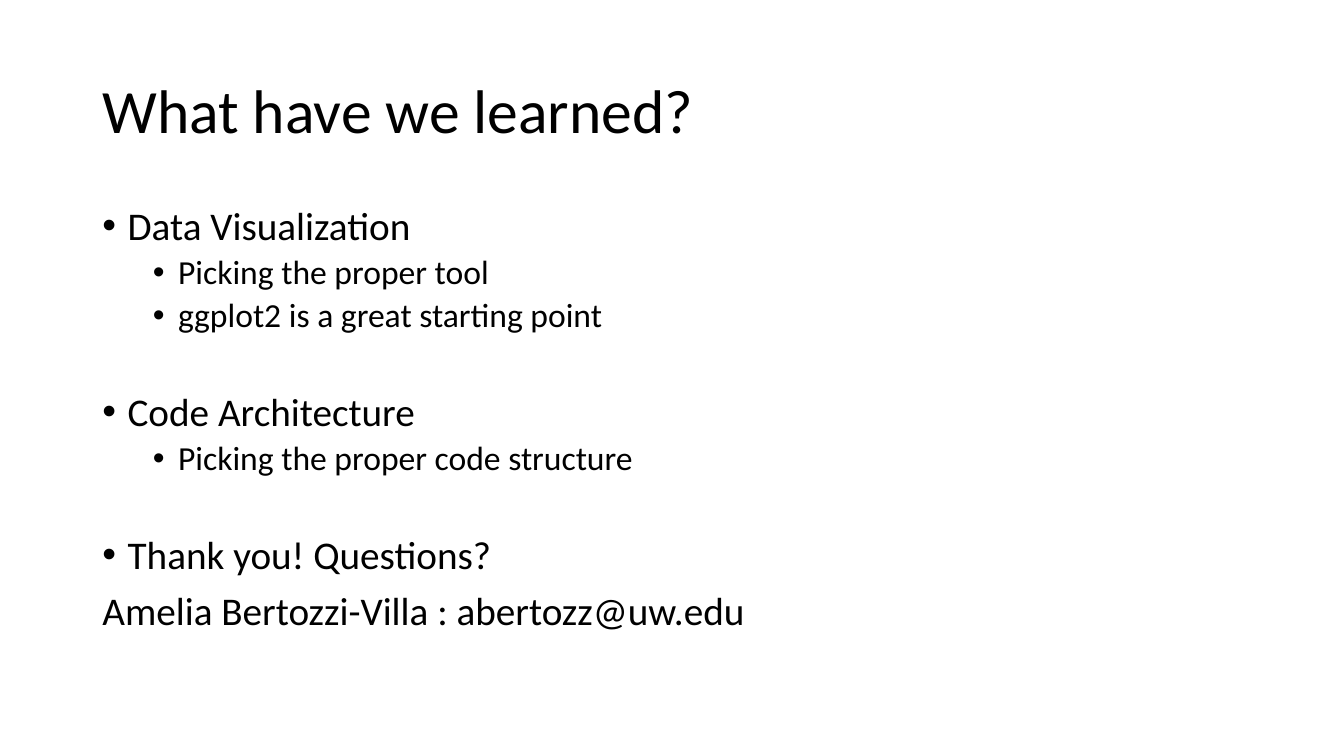
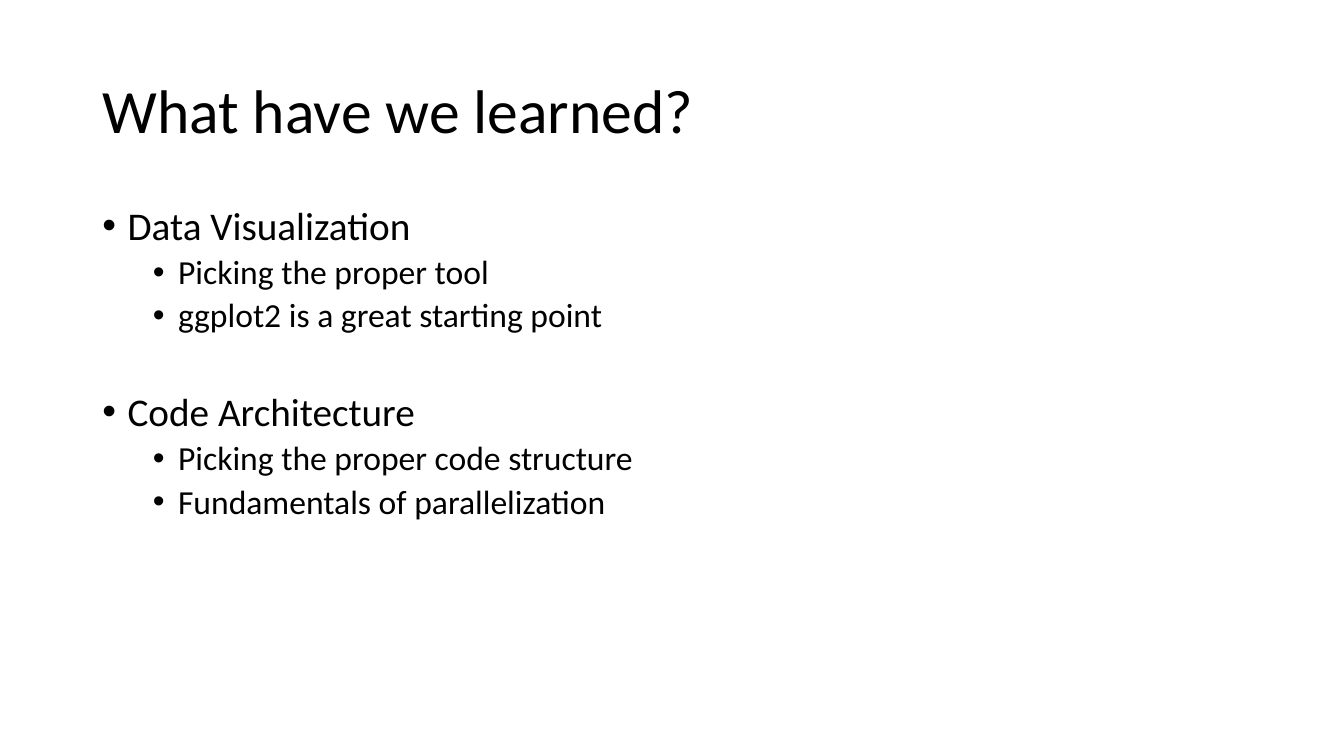
Before and after one commit to wynhsu/intro_to_r, a slide deck: slide 27 of class_3_4.pptx. Drawn at 1344x756 pixels with LibreOffice and Linux fonts; fonts in the diff are those of the drawing. Boxes give left, top, right and bottom in pixels: in the first picture for what was removed or moved away, otherwise in the second. Text is boxed around its words. In the diff, an @@ line names an element or a change of style, - is before the commit and + after.

```diff
--- a/class_3_4.pptx
+++ b/class_3_4.pptx
@@ text at [178, 490, 605, 520]: text changed; size 28 to 24 pt @@
-• Thank you! Questions?
-Amelia Bertozzi-Villa : abertozz@uw.edu
+  • Fundamentals of parallelization
```
Also in this commit, not shown: 2 other slides changed, 1 slide added, 1 other file.
